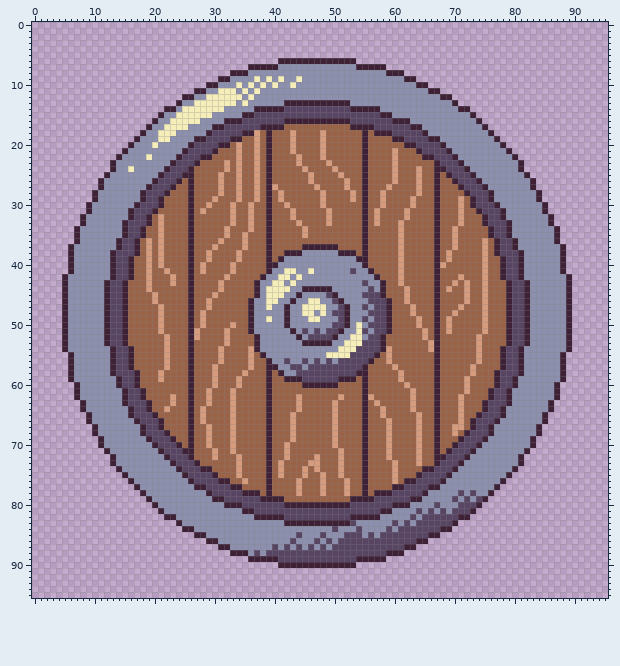
Two states of a pixel-art file, Source/tile_shield.aseprite. That is the earlier state.
96x96 pixels, 1 frame.
The result:
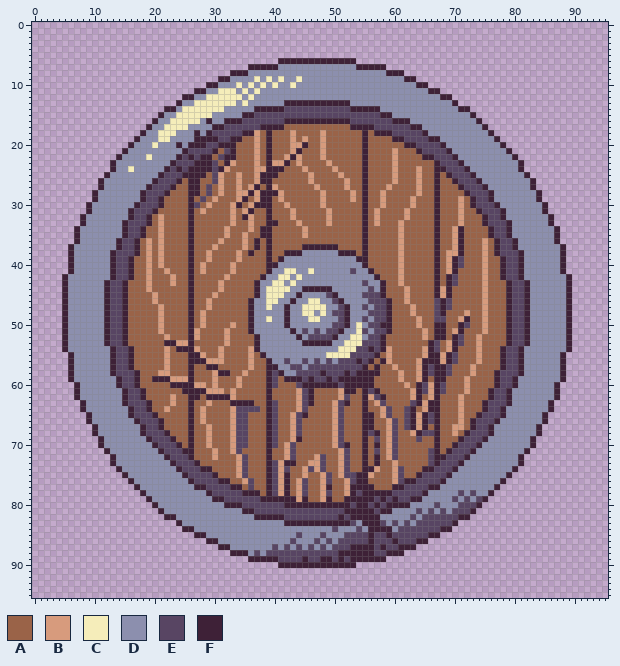
Palette (. is transparent): A #9a6348  B #d79b7d  C #f5edba  D #8c8fae  E #584563  F #3e2137
The edit:
layer "Layer 6" removed
Changed rows in their new state; - is an unchanged pixel.
Layer "Layer 7":
first column x 20:
16 ---------F-------------------------------------------
18 -------F---------------------------------------------
19 ---------FF--------------B---------------------------
20 ----F--FF----FA---------BF---------------------------
21 ------------EFA---------F----------------------------
22 ------F----EFFA-------BF-----------------------------
23 --------FFE-FBA-----BBF------------------------------
24 ----F--FFFEF--A---B-FF-------------------------------
25 -------FF-E-------F-F--------------------------------
26 -------F--E-------F----------------------------------
27 -------F-E------BF-----------------------------------
28 -------F-E-----BF-F-F--------------------------------
29 --------E------F--F----------------------------------
30 -------E------F--FF----------------------------------
31 ---------------BF------------------------------------
32 ---------------F-------------------------------------
33 --------------------F--------------------------------
34 ------------------F--------------------------------F-
35 ------------------F--------------------------------F-
36 -----------------F---------------------------------F-
37 -----------------F---------------------------------F-
38 ----------------F---------------------------------BF-
39 --------------------------------------------------FE-
40 ------------------------------------------------ABFE-
41 -------------------------------------------------BF--
42 -------------------------------------------------FEA-
43 -------------------------------------------------FE-A
44 ------------------------------------------------BF--A
45 ------------------------------------------------BF--A
46 -----------------------------------------------EFE--A
47 -----------------------------------------------EFE-A-
48 -----------------------------------------------EF-A-B
49 -----------------------------------------------EEA-BF
50 --------------------------------------F---------FA-FE
51 ------------------------------------------------FABF-
52 ------------------------------------------------F-FE-
53 --FFBB----------------------------------------FE-BFE-
54 ----FF-B----------------------------F--------BFE-BF--
55 -------FB------------------------------------BF-BFE--
56 -------FFBB-----------------------F---F-----BFF-BFE--
57 ---------FF--------------------------F------BFE-FE---
58 --B--------FF-------E-------F---F---FF------BFE-FE---
59 FFFBBB--------------E-----F--F----F-F-------BF--F----
60 ---FFF-BB-----------E---E------EFFF-F-------FEB-E----
61 -----F-FF-BB------------BEF----BFF--EF------FEB-E----
62 -------F-FFFF------------EF-----E----EF-----F-B------
63 -------------FFFF---E----EF----EF-----E----EFBF------
64 --------------EEEE--E----E-----E-------E--EF-BF------
65 --------------EE----E---EF-----E----F--E--EF-FE------
66 --------------EE----E---E------E----F---E-EF-FE------
67 --------------EE----E---E------E----F---E-EF-F-------
68 --------------EE----E---E------E----EF--E--BFEE------
69 --------------EE----E---F------E-----E--E---E--------
70 --------------EE----E--E-------EF----F--E---A--------
71 --------------E--------E--------E----E--E---A-E------
72 ---------------E-------E----E---E----F--E---A-E------
73 ---------------E----E-FF----E---E----F------A-E------
74 ---------------E----E-E---E-E---E---FB---E-----------
75 ---------------E----E-F------E--EEF-B----E-----------
76 ----------------E---EBF--E---E---EF------E-----------
77 ----------------E---EBF--E---F---FF-F----------------
78 --------------------EBF--E---E---FE-F----------------
79 ----------------------FFBF--BF--F-----F-F------------
80 ----------------------------------FF-F-F-------------
81 --------------------------------FFFFF----------------
82 -------------------------------F---------------------
83 -----------------------------------FFFE--------------
84 ------------------------------------FFFF-------------
85 -----------------------------------EFE-F-------------
86 ------------------------------------F---F------------
87 ---------------------------------FFFF-F--F-----------
88 -------------------------------FFFFFF----------------
89 -------------------------F--FF-F-F-------------------
Pixel boxes of the changes (left, top, right, bottom) in both pictures:
changed: (152, 118, 470, 562)
